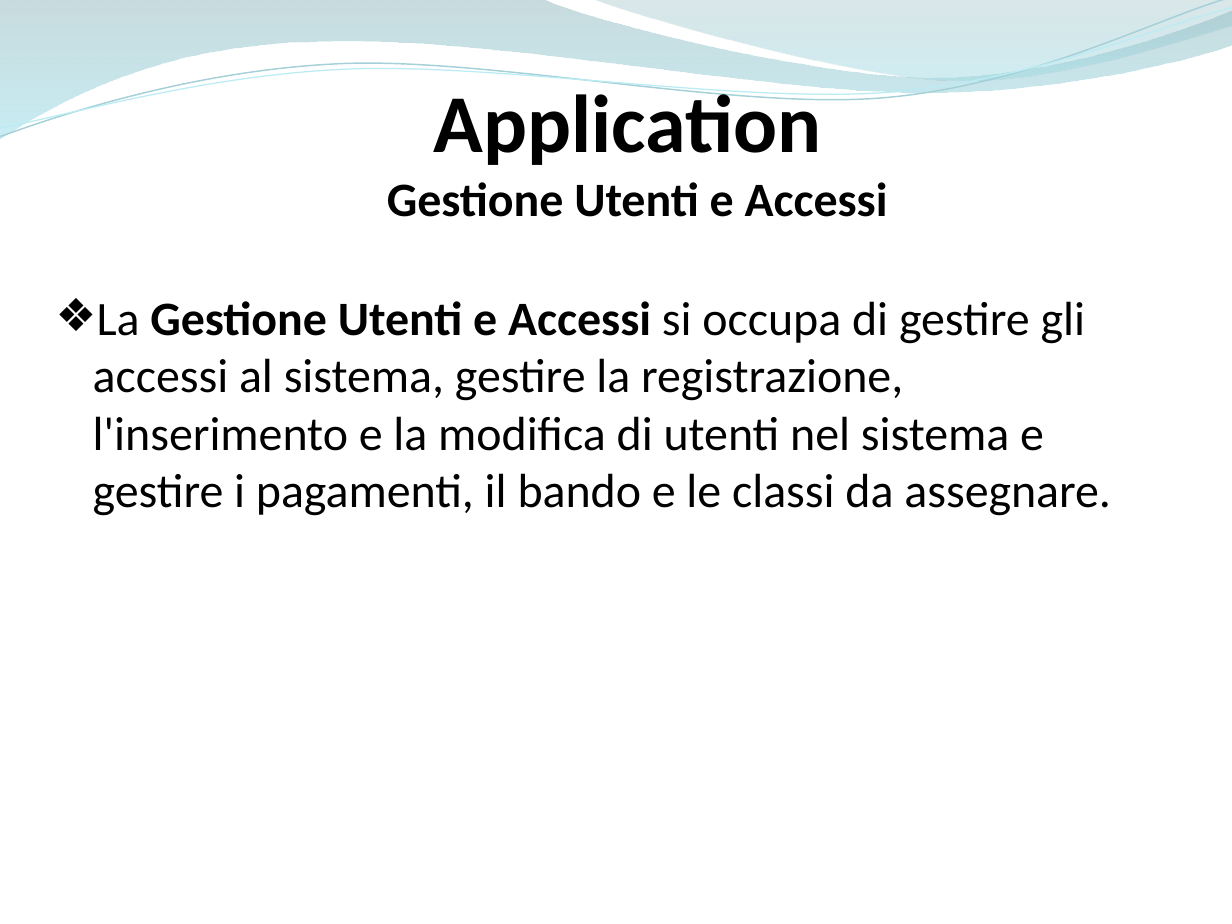
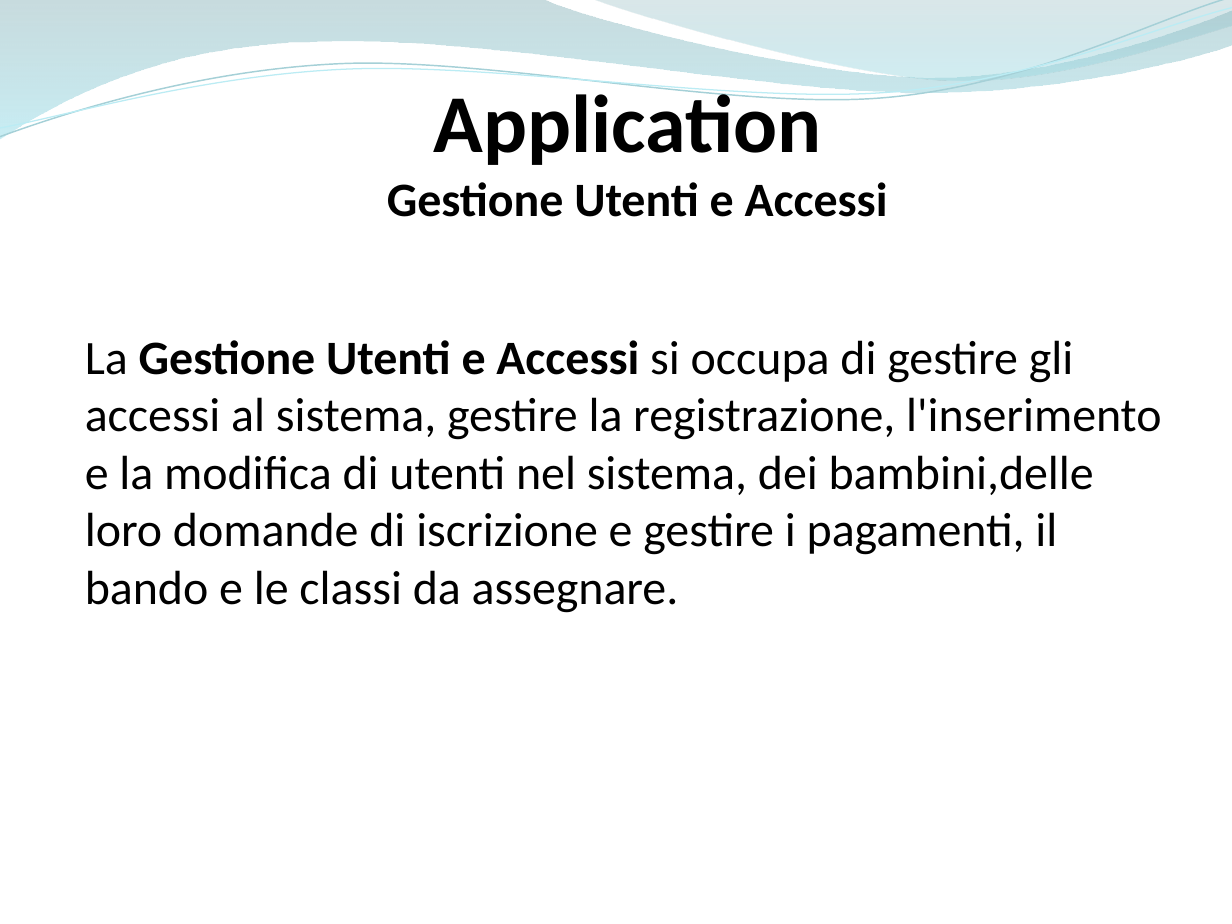
Before and after one commit to ammirate/at-silo, a slide deck: slide 3 of Presentazione/Atsilo1/D'Eugenio/Atsilo_A_DEugenioElisa.pptx. Drawn at 1232x924 pixels with LibreOffice and Linux fonts; fonts in the diff are those of the drawing. Boxes give left, top, right and bottom in pixels: in the first picture for what was removed or moved away, otherwise in the second. Text is boxed around its words. In the diff, an @@ line names an element or a change of style, - is before the commit and + after.

```diff
--- a/Presentazione/Atsilo1/D'Eugenio/Atsilo_A_DEugenioElisa.pptx
+++ b/Presentazione/Atsilo1/D'Eugenio/Atsilo_A_DEugenioElisa.pptx
@@ text at [85, 340, 1161, 613]: text changed @@
-❖ La Gestione Utenti e Accessi si occupa di gestire gli accessi al sistema, gestire la registrazione, l'inserimento e la modifica di utenti nel sistema e gestire i pagamenti, il bando e le classi da assegnare.
+La Gestione Utenti e Accessi si occupa di gestire gli accessi al sistema, gestire la registrazione, l'inserimento e la modifica di utenti nel sistema, dei bambini,delle loro domande di iscrizione e gestire i pagamenti, il bando e le classi da assegnare.
```
Also in this commit, not shown: 3 other slides changed, 11 slides added, 2 slides removed.
